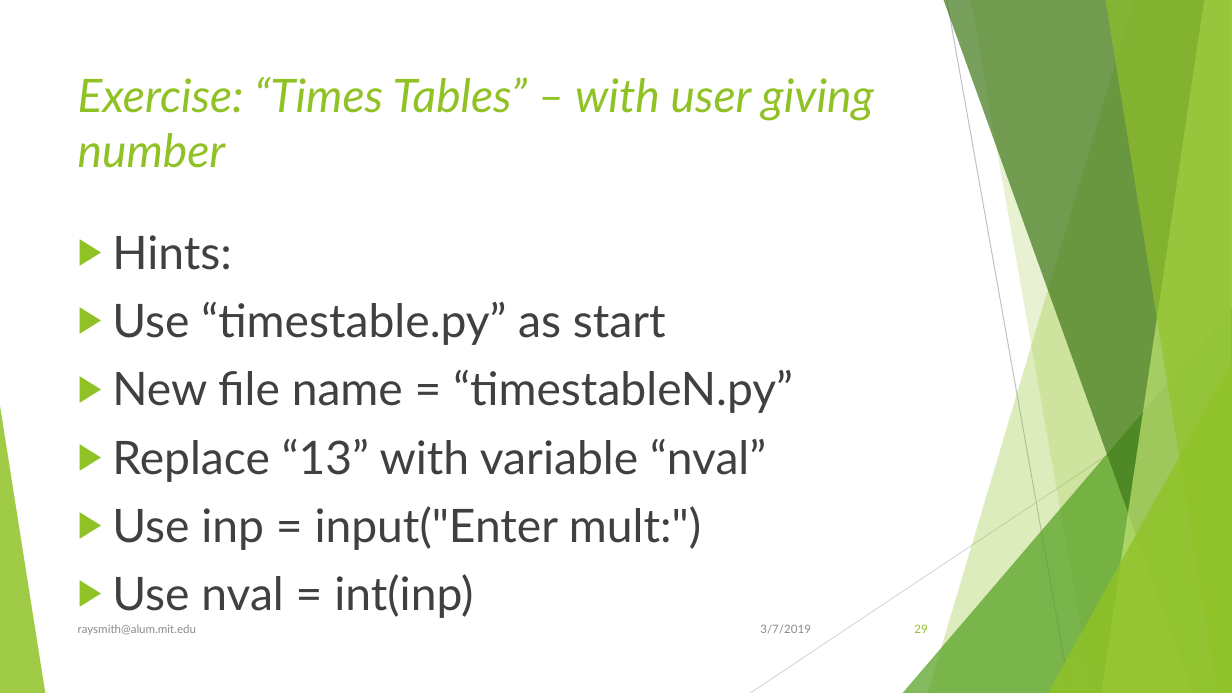
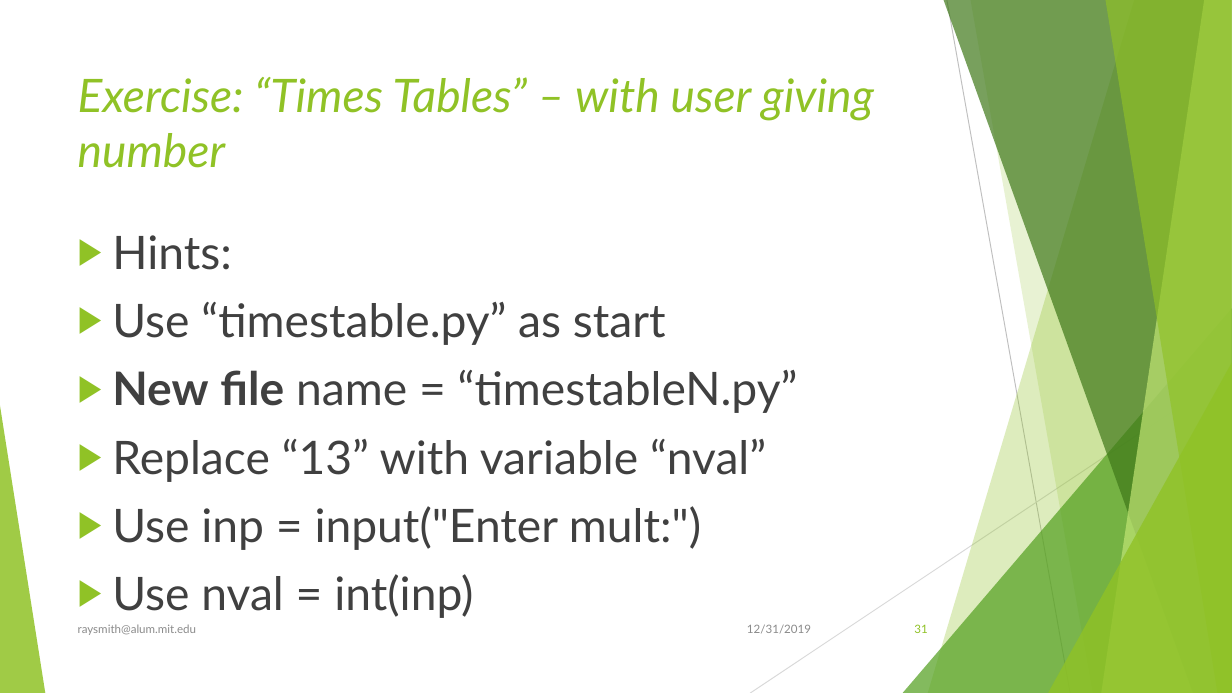
Before and after one commit to raysmith619/Introduction-To-Programming, a slide deck: slide 31 of Docs/Introduction to Proramming Using Python.pptx (slide 29 before the commit). Drawn at 1232x693 pixels with LibreOffice and Linux fonts; fonts in the diff are those of the drawing. Boxes give left, top, right and bottom in pixels: in the first picture for what was removed or moved away, otherwise in the second. Text is boxed around its words. In the diff, an @@ line names an element or a change of style, - is before the commit and + after.

```diff
--- a/Docs/Introduction to Proramming Using Python.pptx
+++ b/Docs/Introduction to Proramming Using Python.pptx
@@ text at (112,370,798,413): bold on in "New file" @@
@@ text at (747,624,811,633): text changed @@
-3/7/2019
+12/31/2019
@@ page number at (914,624,927,633): text changed @@
-29
+31
```
Also in this commit, not shown: 72 other slides changed, 7 slides added.
